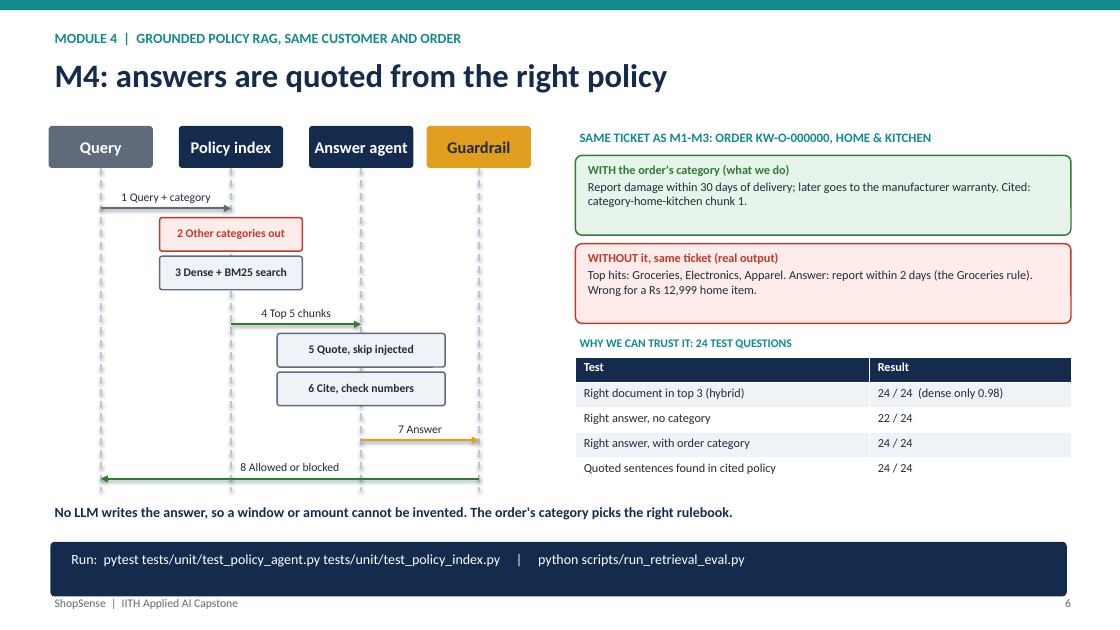
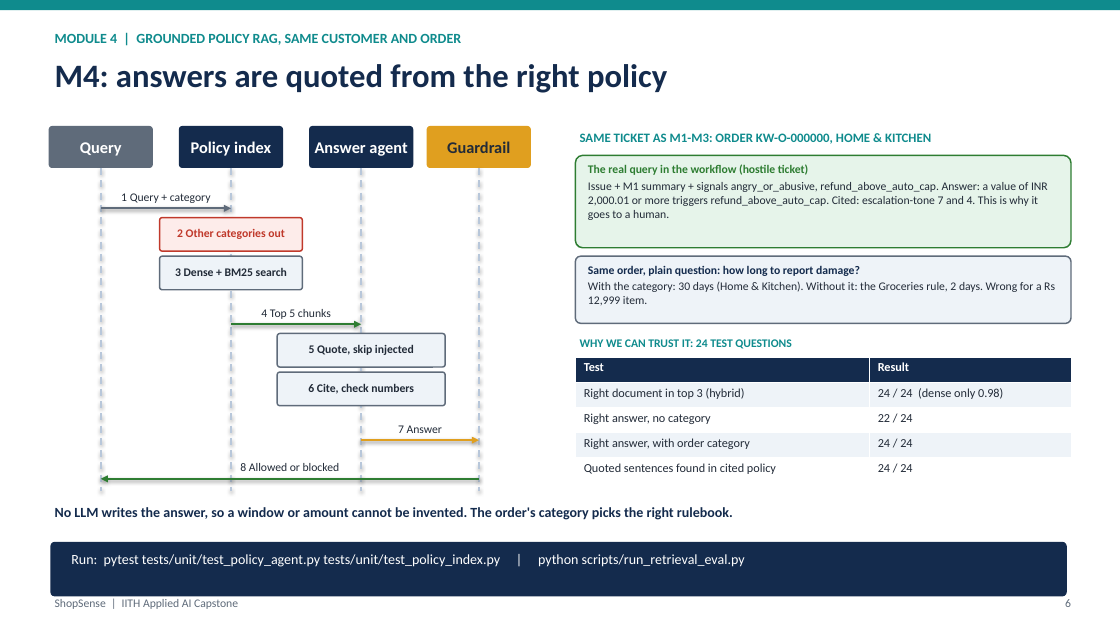
Before and after one commit to abhraj786/iith-ai-capstone-shopsense, a slide deck: slide 6 of docs/deck/iith-ai-capstone-shopsense.pptx. Drawn at 1120x630 pixels with LibreOffice and Linux fonts; fonts in the diff are those of the drawing. Boxes give left, top, right and bottom in pixels: in the first picture for what was removed or moved away, otherwise in the second. Text is boxed around its words. In the diff, an @@ line names an element or a change of style, - is before the commit and + after.

```diff
--- a/docs/deck/iith-ai-capstone-shopsense.pptx
+++ b/docs/deck/iith-ai-capstone-shopsense.pptx
@@ rounded rectangle: place and size @@
-rounded rectangle at [576, 155, 1071, 235]
+rounded rectangle at [576, 155, 1071, 248]
@@ text at [588, 164, 1048, 220]: text changed; size 10.5 to 10 pt @@
-WITH the order's category (what we do)
-Report damage within 30 days of delivery; later goes to the manufacturer warranty. Cited: category-home-kitchen chunk 1.
+The real query in the workflow (hostile ticket)
+Issue + M1 summary + signals angry_or_abusive, refund_above_auto_cap. Answer: a value of INR 2,000.01 or more triggers refund_above_auto_cap. Cited: escalation-tone 7 and 4. This is why it goes to a human.
@@ rounded rectangle: place and size @@
-rounded rectangle at [576, 244, 1071, 323]
+rounded rectangle at [576, 256, 1071, 323]
@@ rounded rectangle at [576, 256, 1071, 323]: fill #FDECEA to #EEF3F8; outline #C0392B 1.25 pt to #5F6B7A 1.25 pt @@
@@ text at [588, 266, 1055, 305]: text changed; size 10.5 to 10 pt @@
-WITHOUT it, same ticket (real output)
-Top hits: Groceries, Electronics, Apparel. Answer: report within 2 days (the Groceries rule). Wrong for a Rs 12,999 home item.
+Same order, plain question: how long to report damage?
+With the category: 30 days (Home & Kitchen). Without it: the Groceries rule, 2 days. Wrong for a Rs 12,999 item.
```
Also in this commit, not shown: 2 other slides changed, 5 other files.
